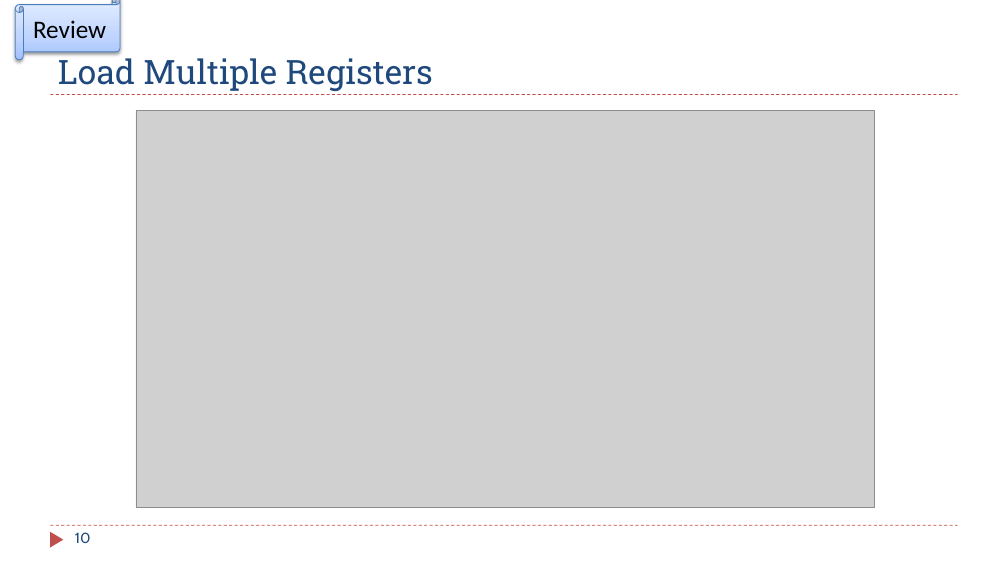
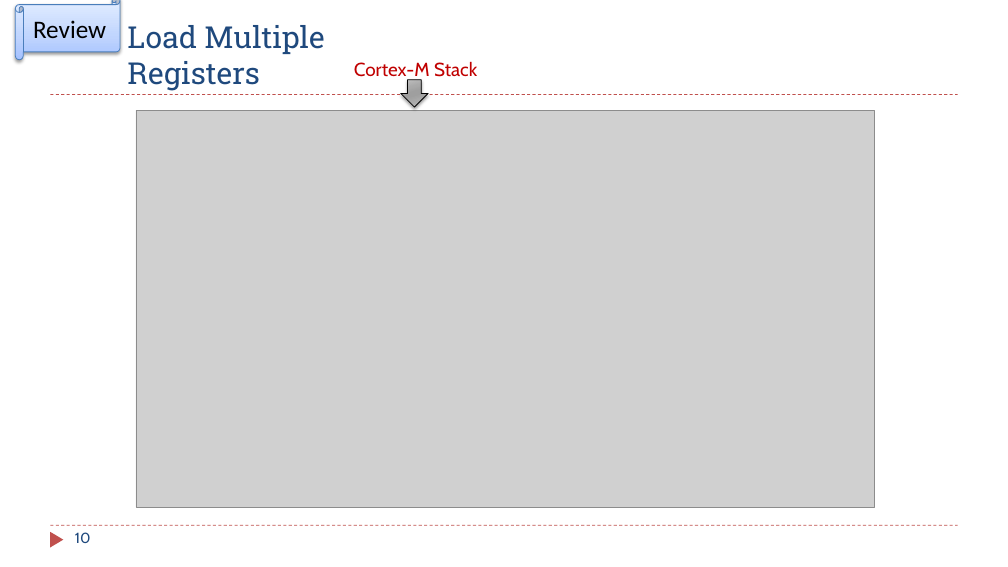
Before and after one commit to guhofstra/CSC111Fa25, a slide deck: slide 10 of PPTs/Ch8_ARM_Subroutines_2_Stack_Preserve_Environment.pptx. Drawn at 1008x567 pixels with LibreOffice and Linux fonts; fonts in the diff are those of the drawing; grey boxes stand for pictures. Boxes give left, top, right and bottom in pixels: in the first picture for what was removed or moved away, otherwise in the second. Text is boxed around its words. In the diff, an @@ line names an element or a change of style, - is before the commit and + after.

```diff
--- a/PPTs/Ch8_ARM_Subroutines_2_Stack_Preserve_Environment.pptx
+++ b/PPTs/Ch8_ARM_Subroutines_2_Stack_Preserve_Environment.pptx
@@ title "Load Multiple Registers": place and size @@
-title "Load Multiple Registers" at [58,53,433,91]
+title "Load Multiple Registers" at [127,25,324,91]
@@ title "Load Multiple Registers" at [127,25,324,91]: size 32 to 28.8 pt @@
@@ text added at [354,61,477,81], 18 pt, text #C00000 @@
+Cortex-M Stack
@@ right arrow added at [401,80,428,107], fill gradient #C5C5C5 to #A9A9A9 to #A0A0A0, outline #000000 0.75 pt @@
```
Also in this commit, not shown: 3 other slides changed, 9 other files.
